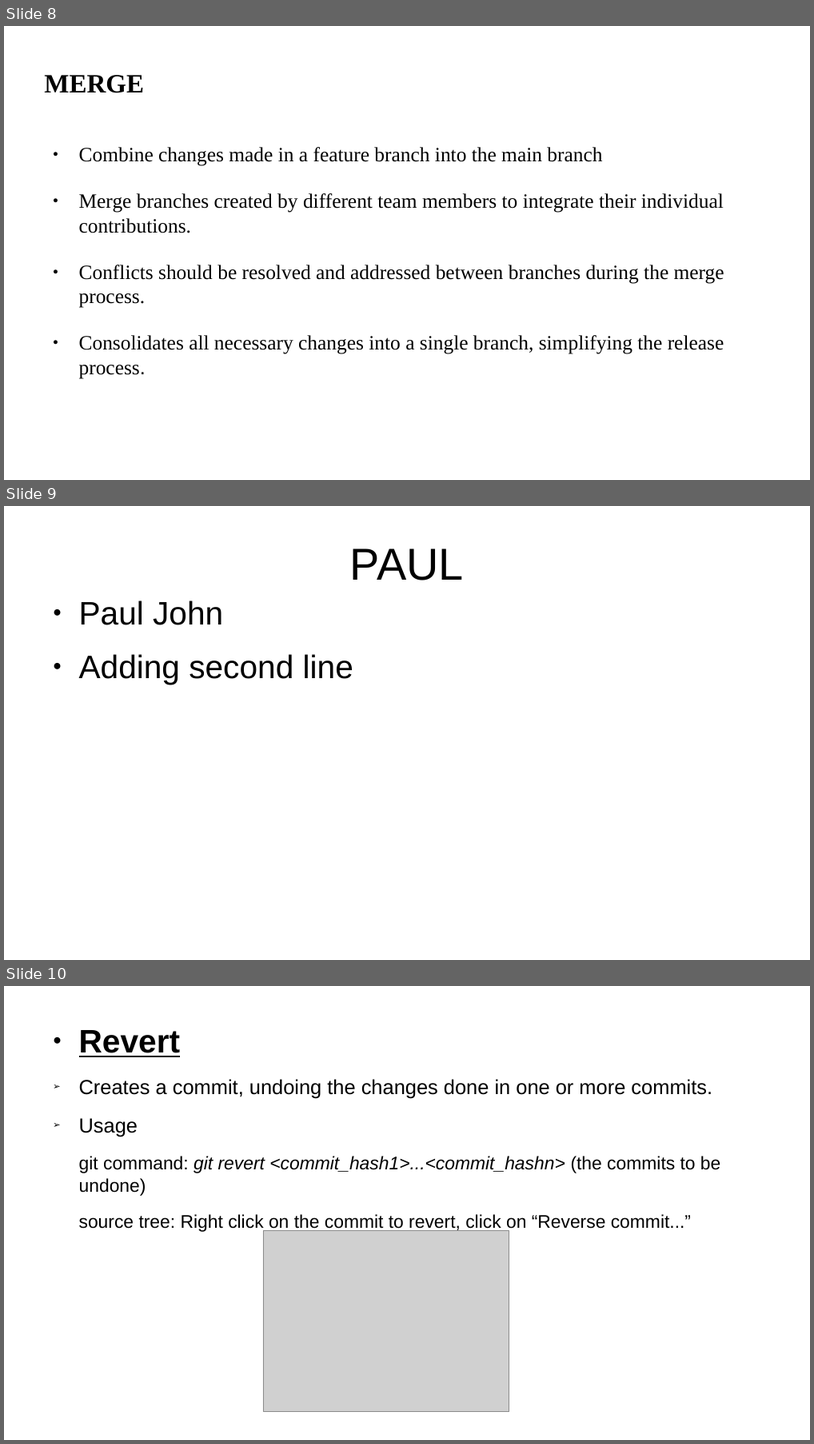
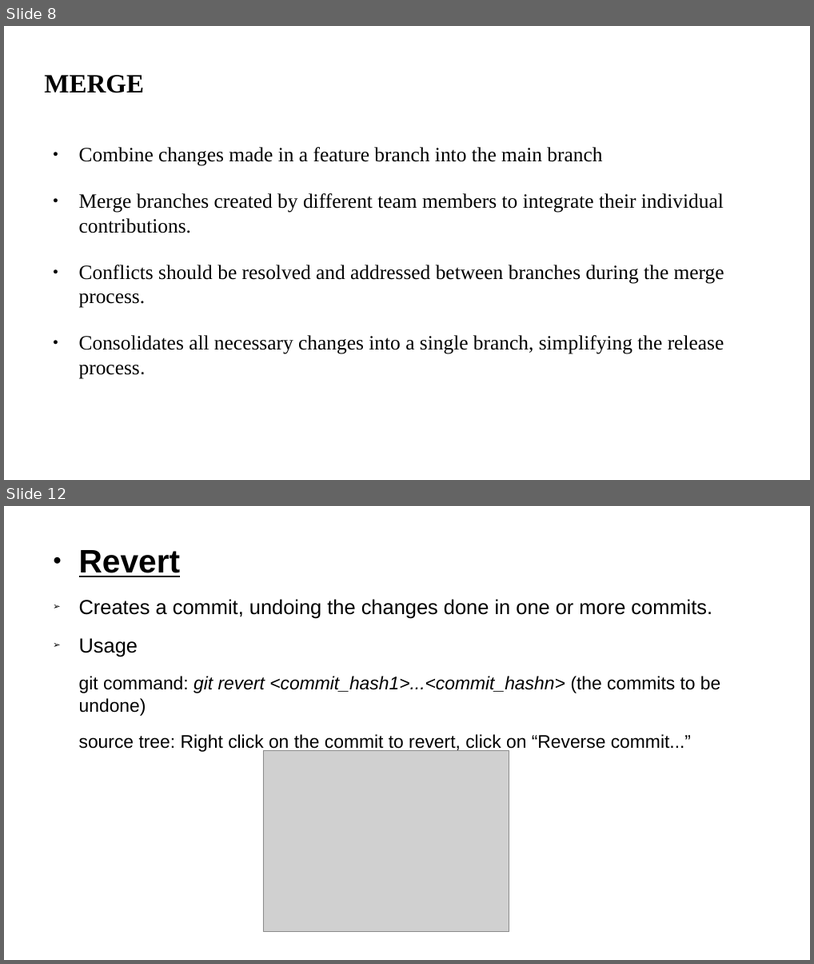
Before and after one commit to anubhavAnora/presentation, a slide deck: Presentation.odp. Shown one above the other, each under a label of ours: slides 8, 9 and 10 before the commit, slides 8 and 12 after it; the slides between them are not shown. The pictures are 814x1444 and 814x964 pixels, drawn with LibreOffice and Linux fonts; fonts in the diff are those of the drawing; grey boxes stand for pictures. Boxes give left, top, right and bottom in pixels: in the first picture for what was removed or moved away, otherwise in the second. Text is boxed around its words. In the diff, an @@ line names an element or a change of style, - is before the commit and + after.

```diff
--- a/Presentation.odp
+++ b/Presentation.odp
@@ slide 9 removed at bbox=[4, 506, 810, 960], background #FFFFFF @@
@@ title removed at bbox=[350, 548, 464, 580] @@
-PAUL
@@ text removed at bbox=[79, 600, 354, 684] @@
-● Paul John
-● Adding second line
@@ what was slide 10 is now slide 12 @@
```
Also in this commit, not shown: 3 slides added.
